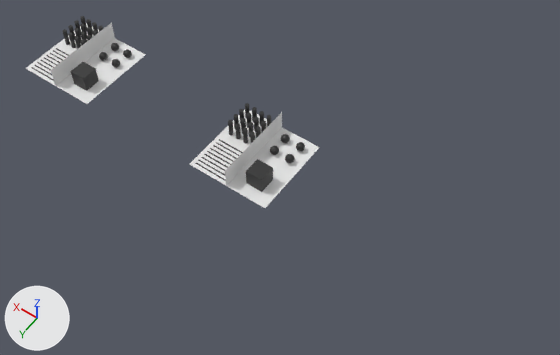
The Blender file materials/materials_special.blend, before and after one commit.
One viewpoint serves both versions: a 50 mm lens placed at (-11.63, 8.35, 12.86), pointed at (-5.72, 0.09, -0.13). Arrows for +X, +Y and +Z are at lower left; the lights stay in place.
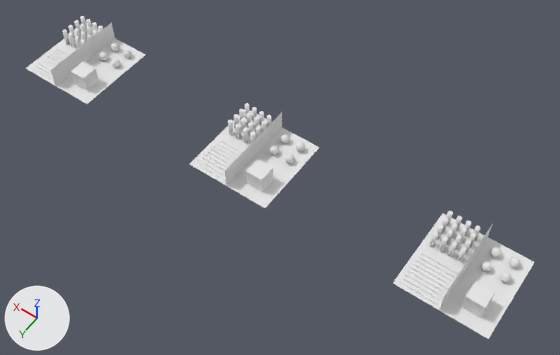
What changed in the scene script:
```text
Change mat_brickwall_red1:
    remove mat_brickwall_red1.use_nodes = True; mat_brickwall_red1.node_tree.nodes.clear()
    remove _N = mat_brickwall_red1.node_tree.nodes; _L = mat_brickwall_red1.node_tree.links
    remove n0 = _N.new('ShaderNodeBsdfPrincipled'); n0.name = 'Principled BSDF'
    remove n0.inputs[0].default_value = (0.0236, 0.0236, 0.0236, 1.0)  # 'Base Color', black #2a2a2a
    remove n1 = _N.new('ShaderNodeOutputMaterial'); n1.name = 'Material Output'
    remove _L.new(n0.outputs[0], n1.inputs[0])  # 'BSDF' to 'Surface'
Add mat_special_shadowonlybackground:
    mat_special_shadowonlybackground = diffuse_material('Special_ShadowOnlyBackground')
    mat_special_shadowonlybackground.base_color = (0.8, 0.8, 0.8)  # white #e7e7e7
Add me_plane_000:
    me_plane_000.from_pydata([(1.0, -1.0, 0.0), (-1.0, -1.0, 0.0), (1.0, 1.0, 0.0), (-1.0, 1.0, 0.0), (0.0, -1.0, 0.0), (0.0, 1.0, 0.0), (0.0, 1.0, 0.5), (0.0, -1.0, 0.5)], [], [(5, 3, 1, 4), (2, 5, 4, 0), (6, 7, 4, 5)])
    me_plane_000.materials.append(mat_special_shadowonlybackground)  # white #e7e7e7
Add ob_plane_004:
    ob_plane_004 = bpy.data.objects.new('Plane.004', me_plane_000)
    ob_plane_004.location = (-10.0, 0.0, 0.0)
Add ob_plane_005:
    ob_plane_005 = bpy.data.objects.new('Plane.005', me_plane_003)
    ob_plane_005.location = (-10.0, 0.0, 0.0)
```

Changed parts and their boxes [x1, y1, x2, y2] in the pictures (560 x 355 px):
'Plane.004', added: after [393, 213, 534, 339]
'Plane.005', added: after [400, 211, 520, 318]
'Plane.001', recoloured (black to white): [195, 103, 305, 192] in both
'Plane.003', recoloured (black to white): [31, 16, 132, 91] in both
